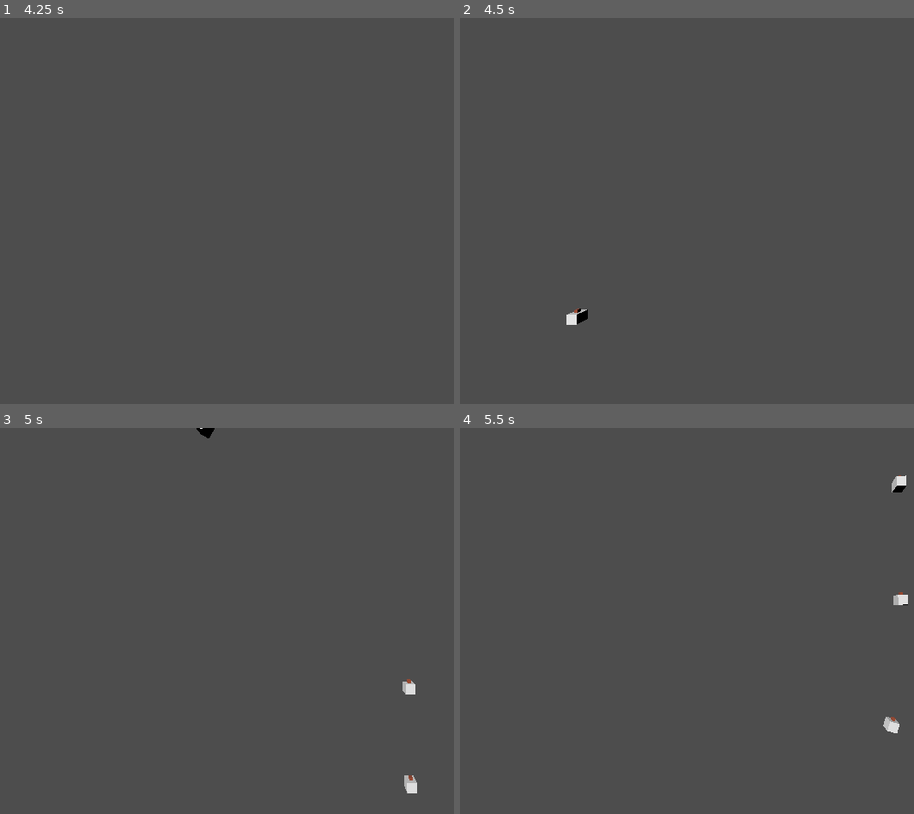
Above: before the commit, frames 1-4 (two rows, left to right).
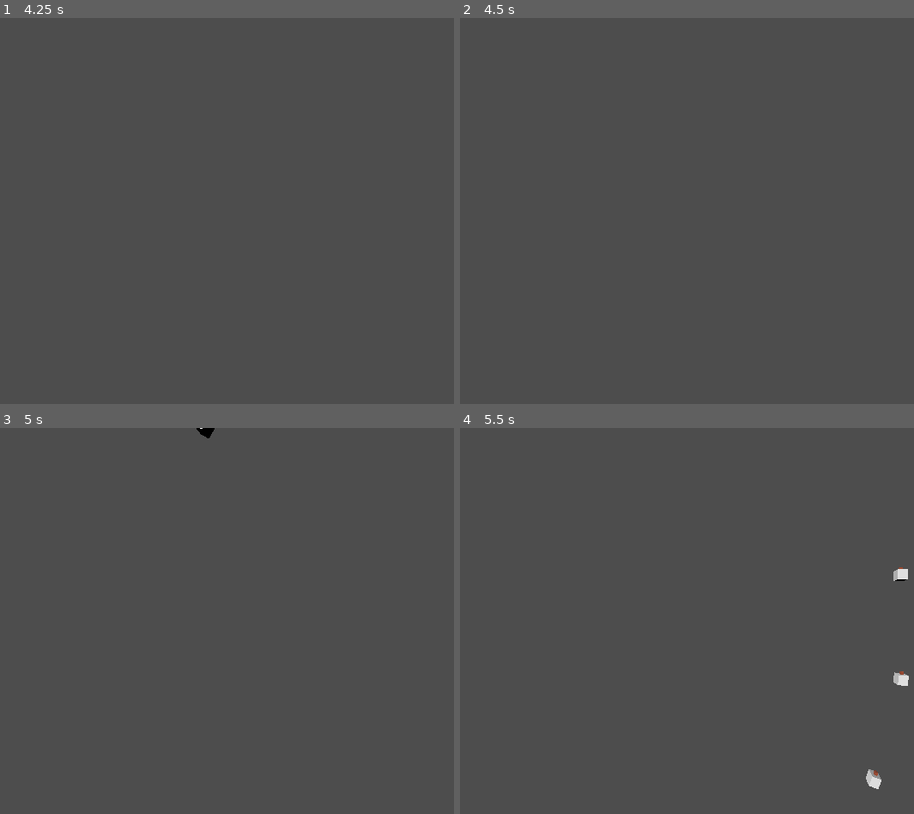
Above: after the commit, the same moments.

Repository: mulboor/kruispuntsimulatie
Game: Godot game, scene res://scenes/spaces/main.tscn
The game is run twice, just before and just after one commit, with the same random seed, the same clock (stepped at 60 frames per second) and the same inputs.
Inputs:
- Up to frame 1 (4.25 s): tap Enter at 0.5, 2, 3.5 s; hold D (move_right) 0.53-1.28 s; tap Space (move_up) at 1.25, 2.75 s; hold S (move_backwards) 1.28-2.03 s; hold D (move_right) 2.03-2.78 s; hold W (move_forward) 2.78-3.53 s; hold A (move_left) from 3.53 s (still down)
- Up to frame 2 (4.5 s): keep holding A (move_left); tap Space (move_up) at 4.25 s
- Up to frame 3 (5 s): keep holding A (move_left)
- Up to frame 4 (5.5 s): release A (move_left) at 5.03 s; hold S (move_backwards) from 5.03 s (still down)

Frame 1 is identical in both runs. In frame 2, 0.2% of the frame differs, in the area x 23-29%, y 75-80%; in frame 3, 0.2%; in frame 4, 0.6%, in the area x 89-99%, y 12-94%.

Commit message:
bb

Diff:
--- a/scenes/spaces/main.tscn
+++ b/scenes/spaces/main.tscn
@@ -55,7 +55,7 @@
 [node name="Spawners" type="Node" parent="." node_paths=PackedStringArray("car_spawners")]
 script = ExtResource("1_whyfp")
 car_spawners = [NodePath("Spawner A"), NodePath("Spawner B")]
-total_upm = 70.0
+total_upm = 40.0
 car_percentage = 100.0
 car_percentage_per_spawner = Array[float]([40.0, 60.0])
 
@@ -85,14 +85,13 @@
 
 [node name="GlobalRoadUserStats" type="Node" parent="."]
 script = ExtResource("1_xpqr5")
-max_speed = 0.14
-max_speed_deviation = 0.005
+max_speed = 0.07
 accel = 0.02
 deccel = 0.07
-visibility = 100.0
+visibility = 40.0
 reaction_time = 1.0
-reaction_time_deviation = 0.4
-stopping_distance = 16.0
+reaction_time_deviation = 0.3
+stopping_distance_multiplier = 50.0
 
 [node name="Camera3D" type="Camera3D" parent="."]
 transform = Transform3D(1, 0, 0, 0, -4.37114e-08, 1, 0, -1, -4.37114e-08, 0, 11.816, 4.642)
--- a/scripts/general_road_user_stats.gd
+++ b/scripts/general_road_user_stats.gd
@@ -13,5 +13,5 @@
 @export var visibility_deviation: float
 @export var reaction_time: float
 @export var reaction_time_deviation: float
-@export var stopping_distance: float
+@export var stopping_distance_multiplier: float
 @export var stopping_distance_deviation: float
--- a/scripts/road_user_spawner.gd
+++ b/scripts/road_user_spawner.gd
@@ -49,6 +49,6 @@
 	inst_user.deccel = maxf(randfn(general_user_stats.deccel, general_user_stats.deccel_deviation), 0.0)
 	inst_user.visibility = maxf(randfn(general_user_stats.visibility, general_user_stats.visibility_deviation), 0.0)
 	inst_user.reaction_time = maxf(randfn(general_user_stats.reaction_time, general_user_stats.reaction_time_deviation), 0.0)
-	inst_user.stopping_distance = maxf(randfn(general_user_stats.stopping_distance, general_user_stats.stopping_distance_deviation), 0.0)
+	inst_user.stopping_distance_multiplier= maxf(randfn(general_user_stats.stopping_distance_multiplier, general_user_stats.stopping_distance_deviation), 0.0)
 	inst_user.path_follow = current_path_follow
 	add_child(inst_user)
--- a/scripts/road_user_vars.gd
+++ b/scripts/road_user_vars.gd
@@ -10,7 +10,7 @@
 @export_category("Cognition")
 @export var visibility: float
 @export var reaction_time: float
-@export var stopping_distance: float
+@export var stopping_distance_multiplier: float
 
 @export_category("Position guide")
 @export var path_follow: SelfDeletingPathFollow3D
--- a/scripts/states/accelerate.gd
+++ b/scripts/states/accelerate.gd
@@ -31,7 +31,7 @@
 		current_reaction_time = user_vars.reaction_time
 
 	# Rem af als de reactietijd is verlopen na een gevaarlijke situatie en als het obstakel te dichtbij is
-	if current_reaction_time <= 0 && obstacle_spotted && distance_to_obstacle <= user_vars.stopping_distance:
+	if current_reaction_time <= 0 && obstacle_spotted && distance_to_obstacle <= 16:
 		Transitioned.emit(self, "brake")
 		print("braking")
 
@@ -39,25 +39,21 @@
 	if user_vars.path_follow.progress_ratio >= 1:
 		user_vars.queue_free()
 
+	print("Brake distance: ", calc_brake_distance(user_vars.current_speed, user_vars.deccel))
+
 func on_vis_ray_hit(object_hit: Node, distance: float) -> void:
 	if distance <= user_vars.visibility:
 		obstacle_spotted = true
-		distance_to_obstacle = distance
 	else:
 		obstacle_spotted = false
+	distance_to_obstacle = distance
+	print("Object distance: ", distance)
 
-func on_no_vis_hits() -> void:
-	obstacle_spotted = false
+func calc_brake_distance(init_velocity: float, brake_force: float) -> float:
+	var delta_ticks: float = init_velocity / brake_force
 
-func in_danger_distance() -> bool:
-	if distance_to_obstacle <= calc_brake_distance(user_vars.current_speed, user_vars.deccel) * user_vars.stopping_distance_multiplier:
-		return true
-	return false
-
-func calc_brake_distance(velocity: float, brake_force: float) -> float:
-	var delta_ticks: float = velocity / brake_force
 	var brake_distance: float
 	for i in range(delta_ticks):
-		velocity -= brake_force
-		brake_distance += velocity
-	return maxf(brake_distance, 0)
+		brake_distance += init_velocity
+		init_velocity -= brake_force
+	return maxf(brake_distance * user_vars.stopping_distance_multiplier, 0)
--- a/scripts/states/brake.gd
+++ b/scripts/states/brake.gd
@@ -21,13 +21,7 @@
 
 func physics_update(_delta):
 	# Minder de snelheid
-	if user_vars.current_speed - user_vars.deccel <= 0:
-		user_vars.current_speed = 0
-		print("brake distance: ", brake_distance)
-	else:
-		user_vars.current_speed = lerpf(user_vars.current_speed, user_vars.current_speed - user_vars.deccel, 0.2)
-		brake_distance += lerpf(user_vars.current_speed, user_vars.current_speed - user_vars.deccel, 0.2)
-		print("current_speed: ", user_vars.current_speed)
+	user_vars.current_speed = maxf(user_vars.current_speed - user_vars.deccel, 0)
 
 	if is_instance_valid(user_vars.path_follow):
 		user_vars.path_follow.progress += user_vars.current_speed
